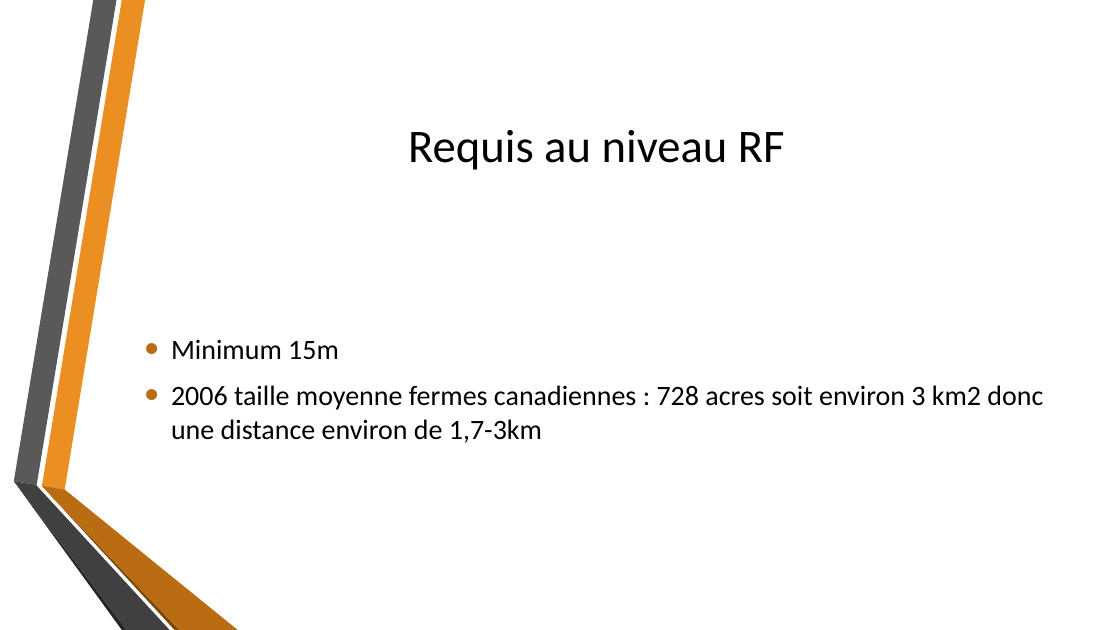
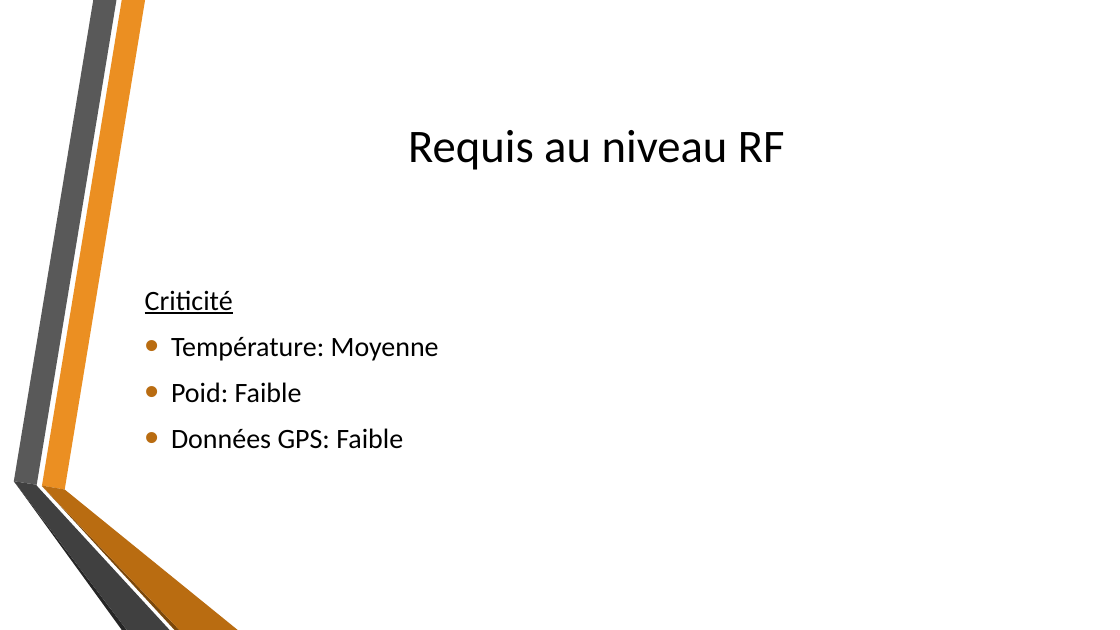
Before and after one commit to fisj2002/Projet_S6_Documentation, a slide deck: slide 11 of Dossier de Conception.pptx (slide 6 before the commit). Drawn at 1120x630 pixels with LibreOffice and Linux fonts; fonts in the diff are those of the drawing; background and template pictures are left out. Boxes give left, top, right and bottom in pixels: in the first picture for what was removed or moved away, otherwise in the second. Text is boxed around its words. In the diff, an @@ line names an element or a change of style, - is before the commit and + after.

Commit message:
Ajout partie requis RF

```diff
--- a/Dossier de Conception.pptx
+++ b/Dossier de Conception.pptx
@@ text at [145, 290, 439, 449]: text changed @@
-• Minimum 15m
-• 2006 taille moyenne fermes canadiennes : 728 acres soit environ 3 km2 donc une distance environ de 1,7-3km
+Criticité
+• Température: Moyenne
+• Poid: Faible
+• Données GPS: Faible
```
Also in this commit, not shown: 2 other slides changed, 5 slides added, 1 other file.
